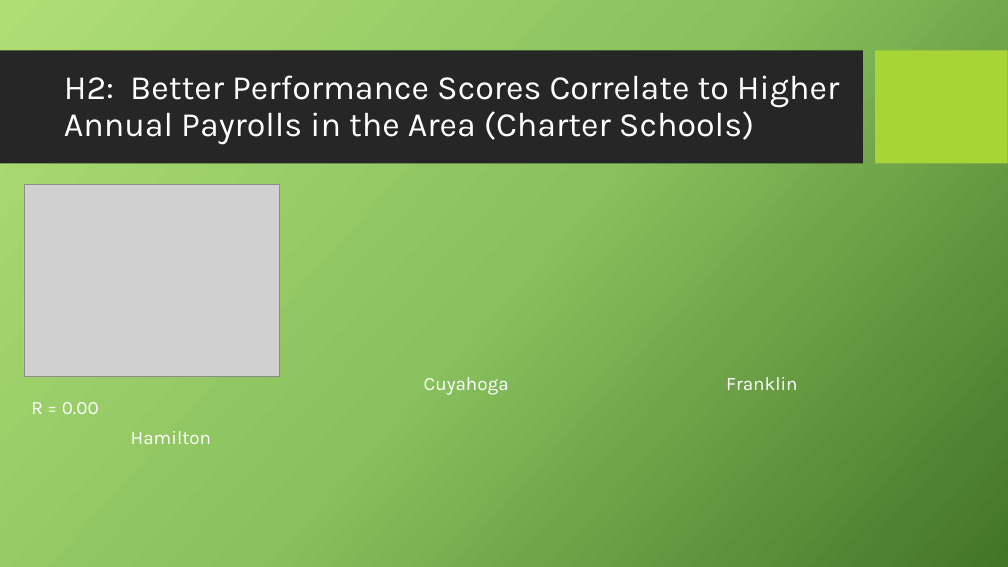
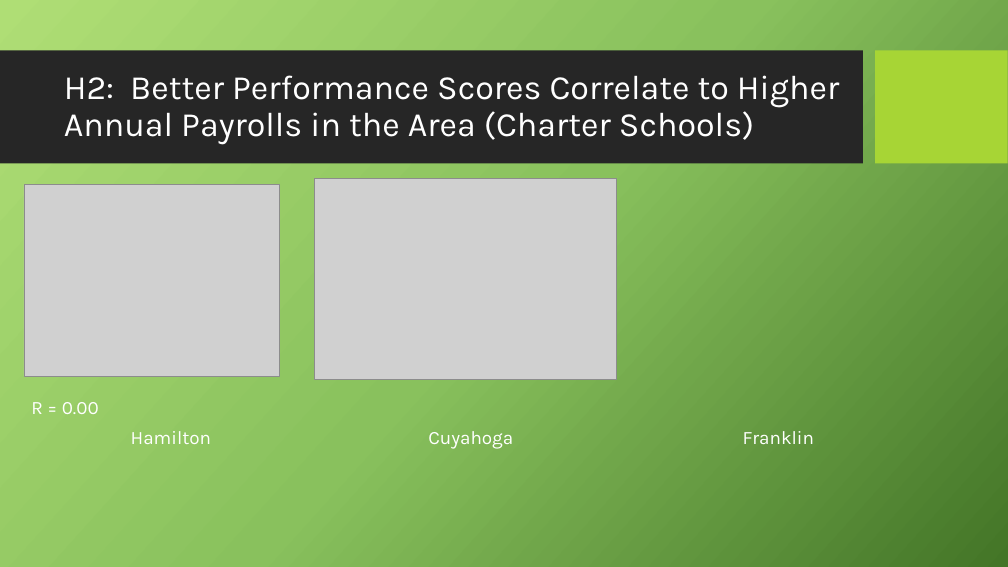
Before and after one commit to Teddi009x/Team_Scholastic_Crush, a slide deck: slide 11 of TeamScholasticCrush.pptx. Drawn at 1008x567 pixels with LibreOffice and Linux fonts; fonts in the diff are those of the drawing; grey boxes stand for pictures; background and template pictures are left out. Boxes give left, top, right and bottom in pixels: in the first picture for what was removed or moved away, otherwise in the second. Text is boxed around its words. In the diff, an @@ line names an element or a change of style, - is before the commit and + after.

Commit message:
added to powerpoint

```diff
--- a/TeamScholasticCrush.pptx
+++ b/TeamScholasticCrush.pptx
@@ picture added at (x1=315, y1=178, x2=616, y2=380) @@
@@ text "Cuyahoga" moved from (x1=424, y1=377, x2=509, y2=395) to (x1=428, y1=431, x2=513, y2=449) @@
@@ text "Franklin" moved from (x1=726, y1=377, x2=797, y2=390) to (x1=743, y1=431, x2=814, y2=444) @@
```
